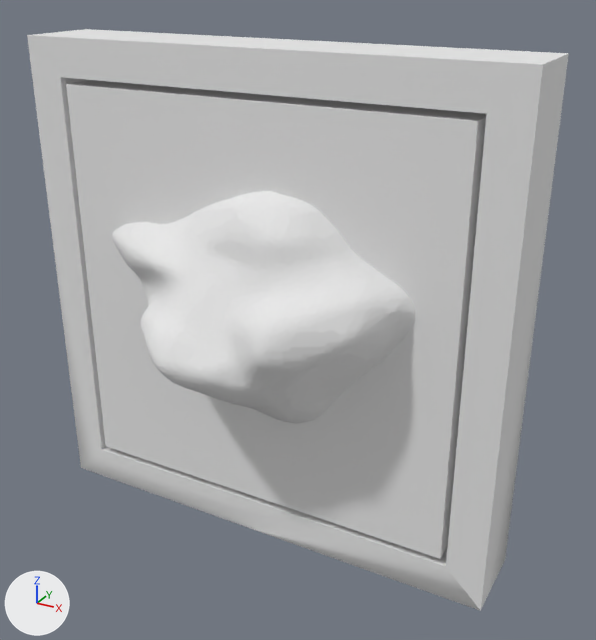
The OBJ model Assets/Model/cube17.obj as it was, and as the next commit left it.
Camera for both pictures: a 50 mm camera at (0.188, -0.317, 0.153) aimed at (0.021, -0.012, 0.001). Arrows for +X, +Y and +Z are at lower left; the lights stay in place. Where no turn or scale is listed for an object, it has been applied to the vertices. Vertices at the same position are counted once.

In view in the first picture: '16.001_Scaniverse_2022_04_08_102831.007', 'frame.297'.
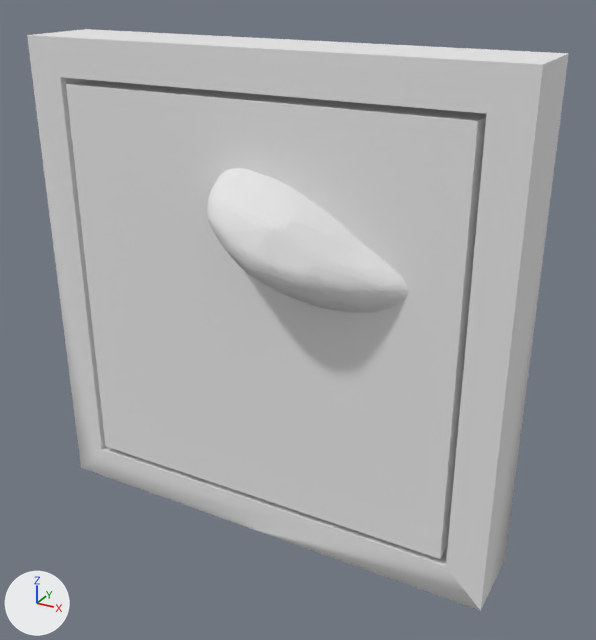
Patch to the scene script:
```diff
--- a/Assets/Model/cube17.obj.py
+++ b/Assets/Model/cube17.obj.py
@@ me_16_001_scaniverse_2022_04_08_102831_007 @@
 # used by ob_16_001_scaniverse_2022_04_08_102831_007; location = (0.0, 0.0, 0.0)
-me_16_001_scaniverse_2022_04_08_102831_007.from_pydata(...)  # 6325 vertices, 2567 faces; spans x -0.1..0.099, y -0.068..0.02, z -0.099..0.099
+me_16_001_scaniverse_2022_04_08_102831_007.from_pydata(...)  # 3426 vertices, 1439 faces; spans x -0.099..0.099, y -0.049..0.02, z -0.099..0.099
+# me_16_001_scaniverse_2022_04_08_102831_007 part 1: 15 vertices moved within x 0.003..0.083, y -0.043..-0.006, z 0.014..0.062; 6280 vertices removed from x -0.1..0.087, y -0.068..0.006, z -0.059..0.069; 3381 vertices added at x -0.023..0.097, y -0.049..-0.002, z 0.006..0.076
 me_16_001_scaniverse_2022_04_08_102831_007.materials.append(mat_orange_hold_001)
```

Changed parts and their boxes (x1, y1, x2, y2) in the pictures (596 x 640 px; the box of a moved part takes in the faces that stretch with it):
part 1 of me_16_001_scaniverse_2022_04_08_102831_007, moved or reshaped: before (112, 191, 416, 424); after (207, 168, 408, 313)
